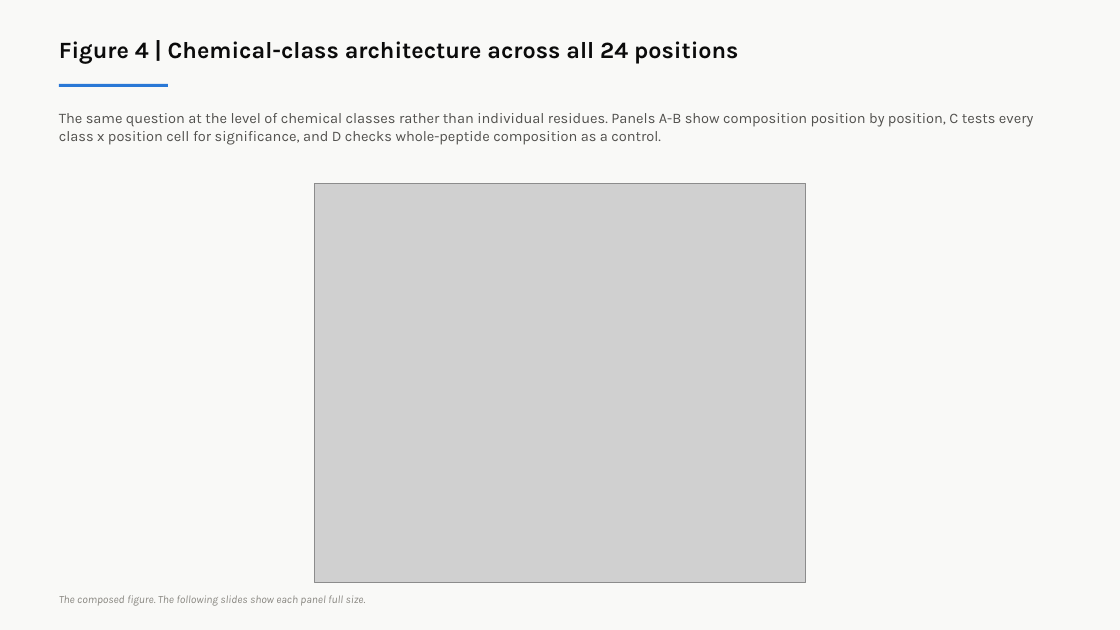
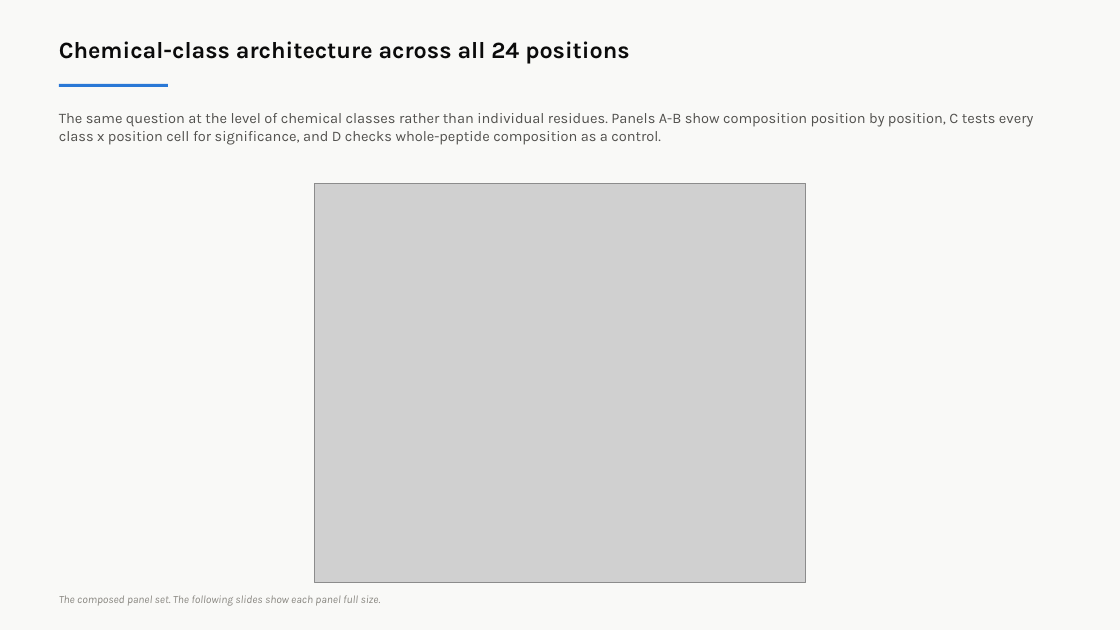
Before and after one commit to idobleicher/dianaMega, a slide deck: slide 12 of ubr3_PG_reviewer/UBR3_figures_explained.pptx (slide 17 before the commit). Drawn at 1120x630 pixels with LibreOffice and Linux fonts; fonts in the diff are those of the drawing; grey boxes stand for pictures. Boxes give left, top, right and bottom in pixels: in the first picture for what was removed or moved away, otherwise in the second. Text is boxed around its words. In the diff, an @@ line names an element or a change of style, - is before the commit and + after.

```diff
--- a/ubr3_PG_reviewer/UBR3_figures_explained.pptx
+++ b/ubr3_PG_reviewer/UBR3_figures_explained.pptx
@@ text at (59,41,629,64): text changed @@
-Figure 4 | Chemical-class architecture across all 24 positions
+Chemical-class architecture across all 24 positions
@@ text at (59,595,381,606): text changed @@
-The composed figure. The following slides show each panel full size.
+The composed panel set. The following slides show each panel full size.
```
Also in this commit, not shown: 29 other slides changed, 4 slides added, 14 slides removed, 38 other files.
